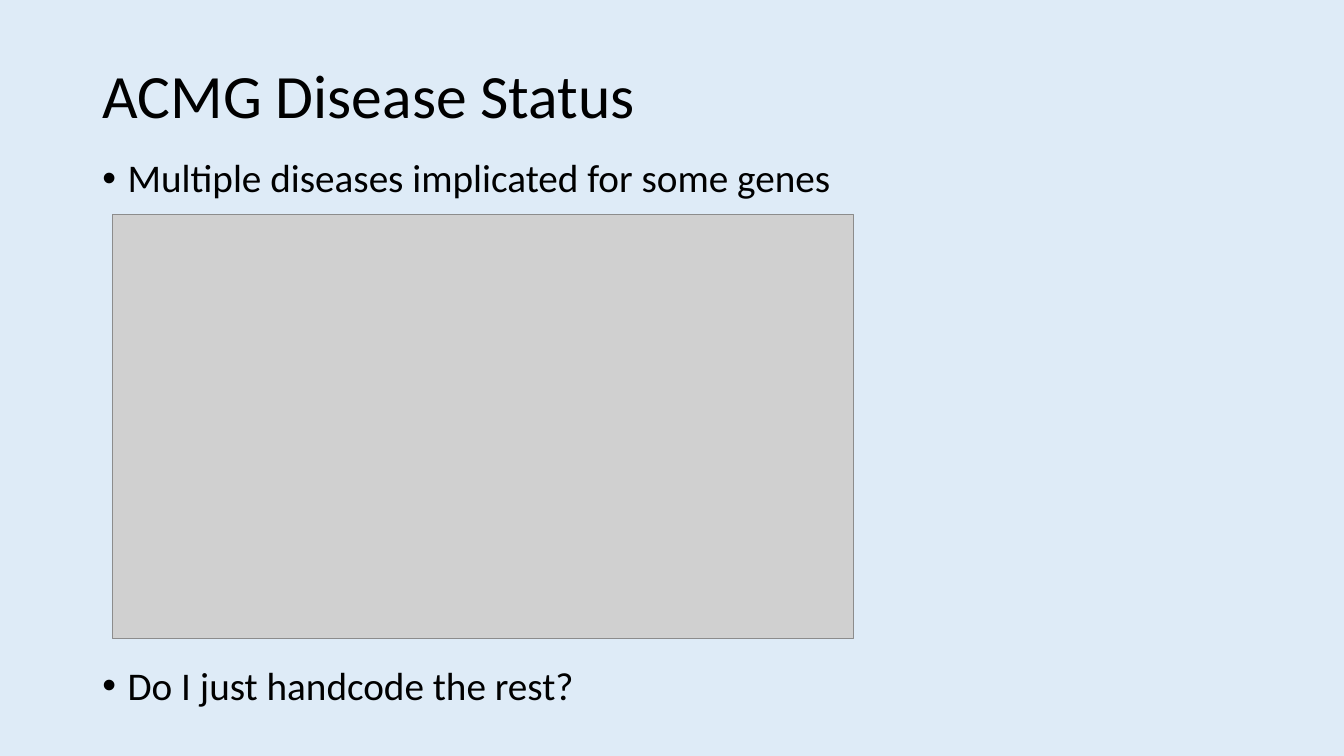
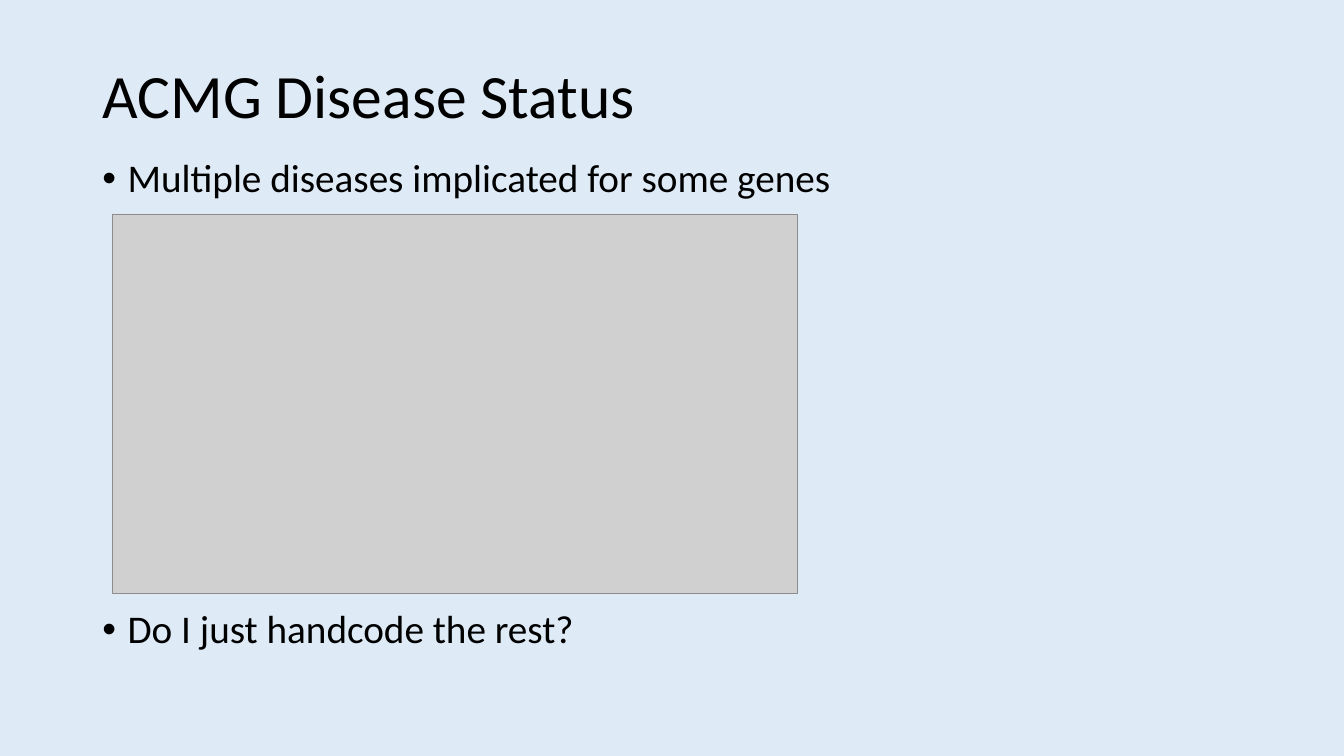
Before and after one commit to dfan/HST-2016, a slide deck: slide 10 of week_5/Presentation_week_5.pptx. Drawn at 1344x756 pixels with LibreOffice and Linux fonts; fonts in the diff are those of the drawing; grey boxes stand for pictures. Boxes give left, top, right and bottom in pixels: in the first picture for what was removed or moved away, otherwise in the second. Text is boxed around its words. In the diff, an @@ line names an element or a change of style, - is before the commit and + after.

```diff
--- a/week_5/Presentation_week_5.pptx
+++ b/week_5/Presentation_week_5.pptx
@@ text "Multiple diseases implicated for some ..." rewrapped from box(128, 164, 830, 707) to box(128, 164, 830, 650) @@
@@ picture: place and size @@
-picture at box(112, 215, 854, 639)
+picture at box(112, 215, 797, 594)
```
Also in this commit, not shown: 1 other slide changed, 26 other files.
